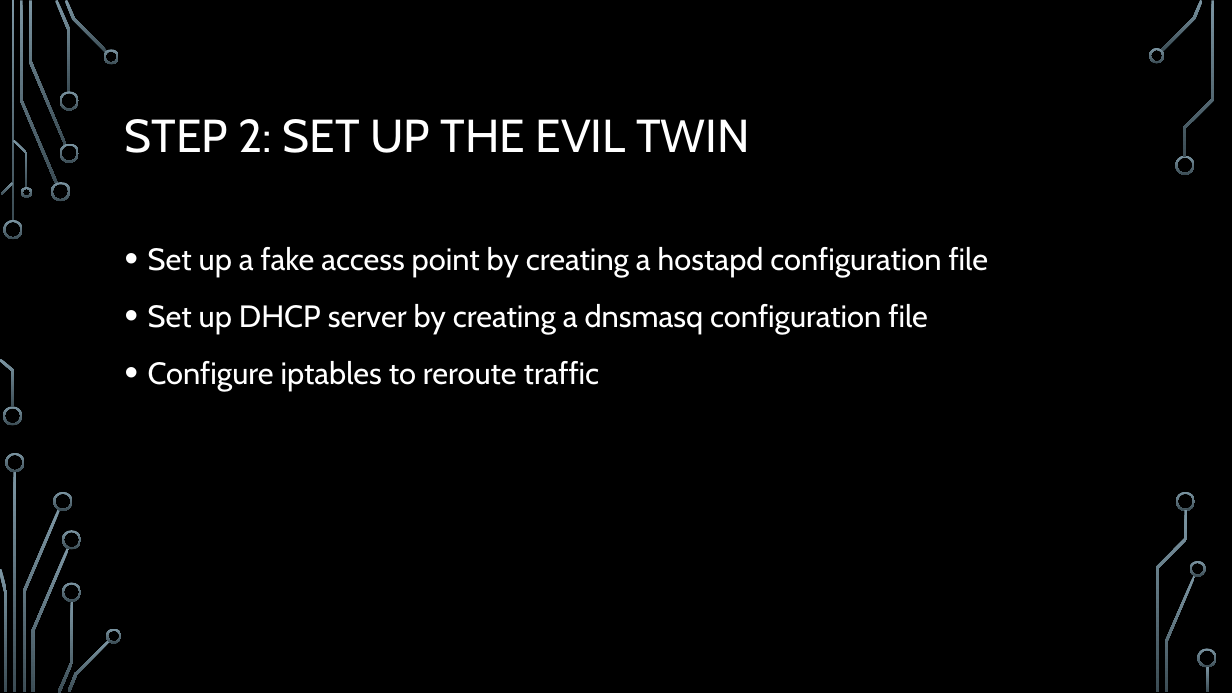
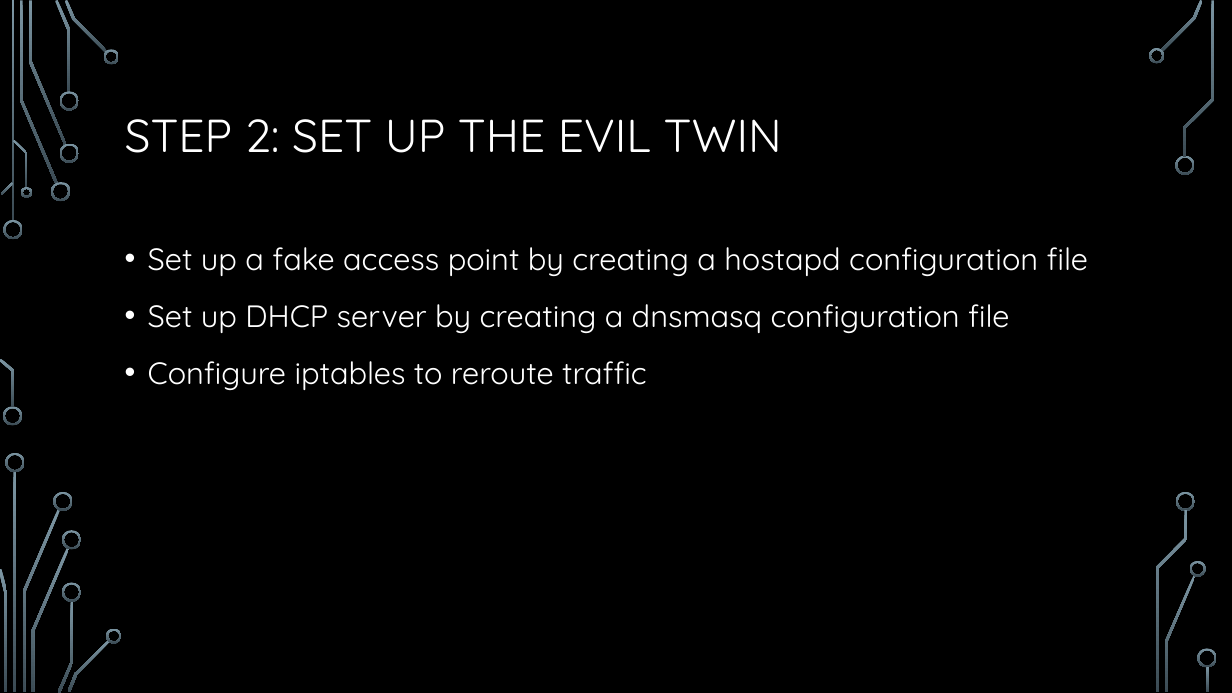
Before and after one commit to jessethd/EthicalHackingFinal, a slide deck: slide 7 of Presentation.pptx. Drawn at 1232x693 pixels with LibreOffice and Linux fonts; fonts in the diff are those of the drawing; background and template pictures are left out. Boxes give left, top, right and bottom in pixels: in the first picture for what was removed or moved away, otherwise in the second. Text is boxed around its words. In the diff, an @@ line names an element or a change of style, - is before the commit and + after.

```diff
--- a/Presentation.pptx
+++ b/Presentation.pptx
@@ title "STEP 2: SET UP THE ..." at (x1=125, y1=119, x2=782, y2=153): font Cabin to Quicksand @@
@@ text "Set up a fake access ..." at (x1=148, y1=247, x2=1088, y2=390): font Cabin to Quicksand; less space between paragraphs @@
```
Also in this commit, not shown: 11 other slides changed.
